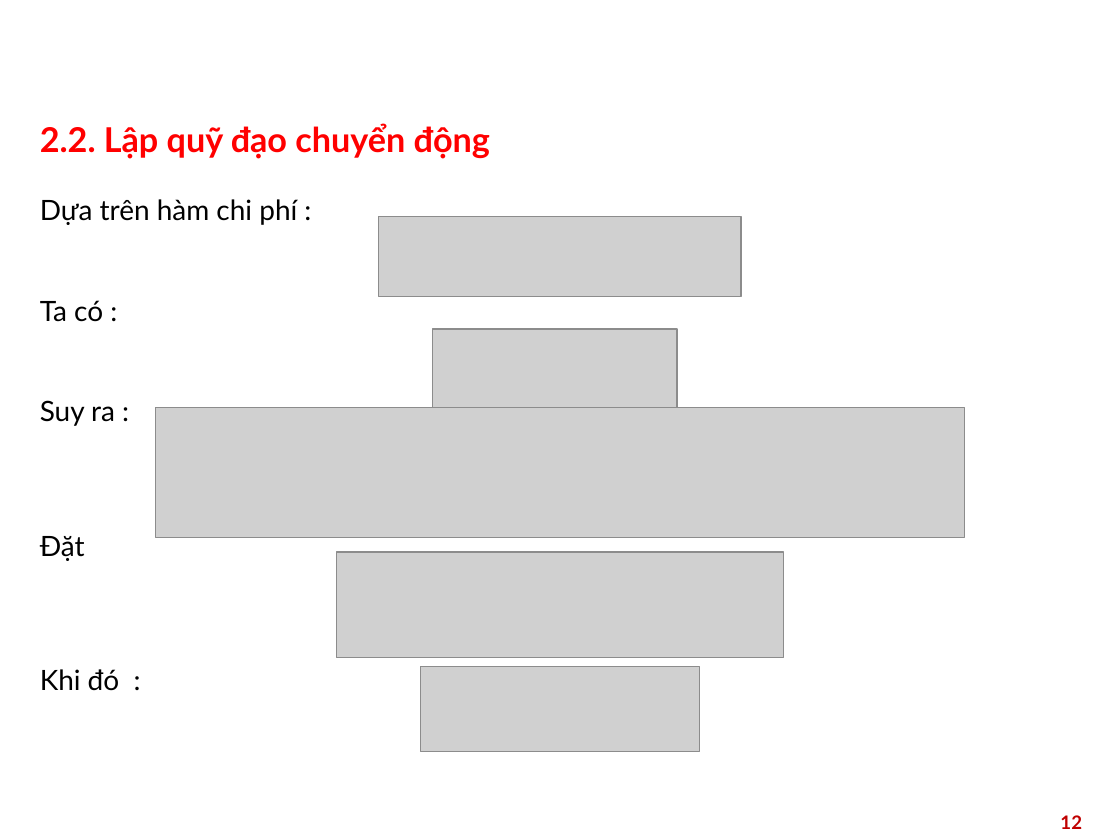
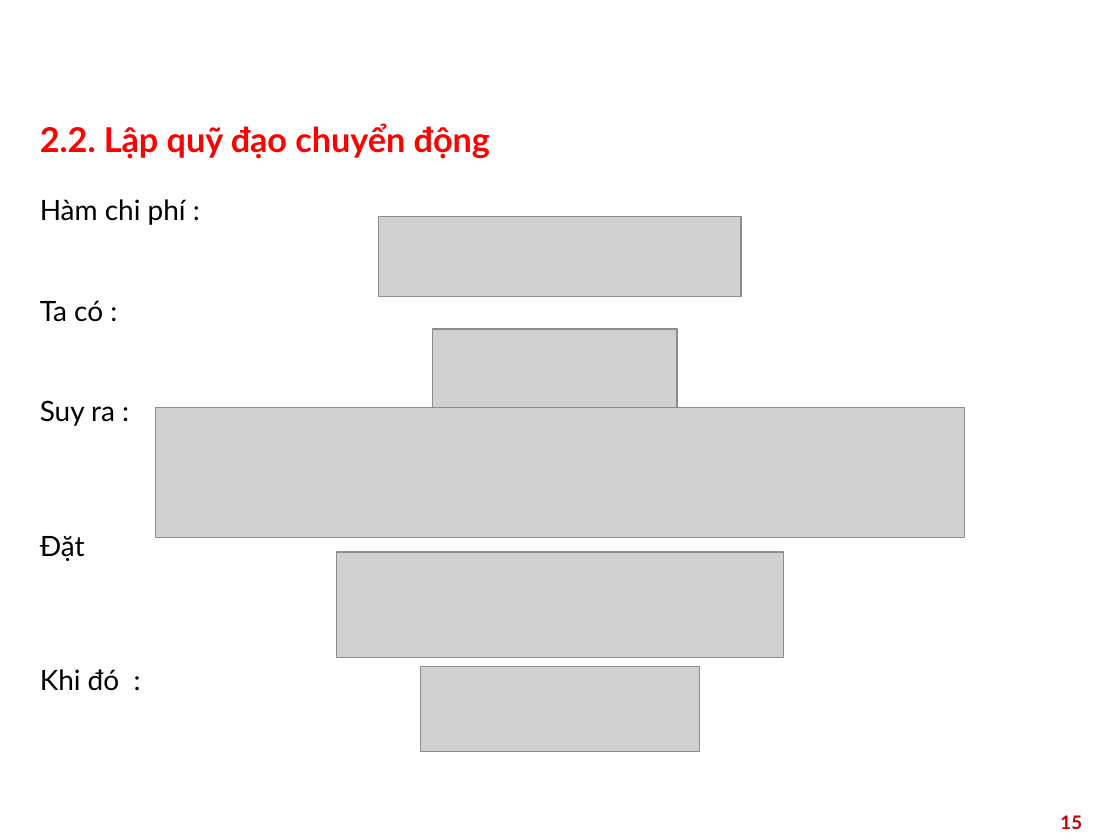
Before and after one commit to huynq03/doan_2025.1, a slide deck: slide 15 of Quadrotor-Control-System/slide/demo.pptx (slide 12 before the commit). Drawn at 1120x840 pixels with LibreOffice and Linux fonts; fonts in the diff are those of the drawing; grey boxes stand for pictures; background and template pictures are left out. Boxes give left, top, right and bottom in pixels: in the first picture for what was removed or moved away, otherwise in the second. Text is boxed around its words. In the diff, an @@ line names an element or a change of style, - is before the commit and + after.

```diff
--- a/Quadrotor-Control-System/slide/demo.pptx
+++ b/Quadrotor-Control-System/slide/demo.pptx
@@ text at (40, 199, 186, 225): text changed @@
-Dựa trên hàm chi phí :
+Hàm chi phí :
@@ page number at (1060, 815, 1082, 829): text changed @@
-12
+15
```
Also in this commit, not shown: 10 other slides changed, 7 slides added, 55 other files.
